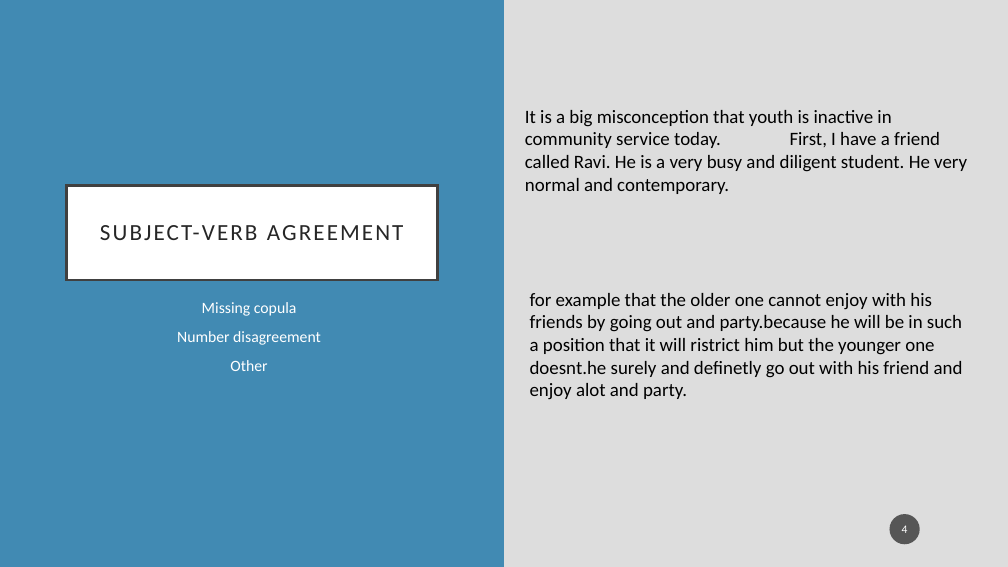
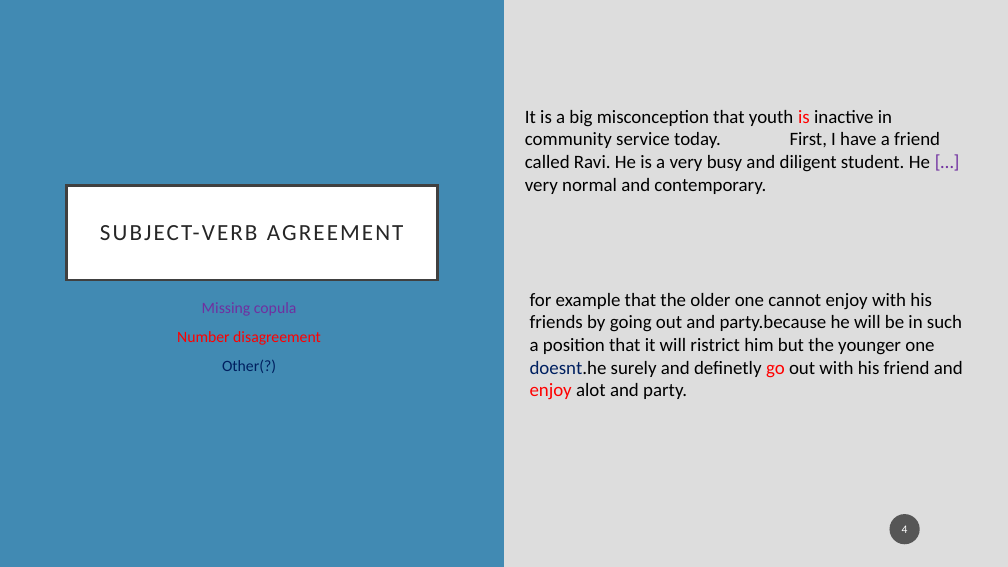
Before and after one commit to brandeis-cosi140b-s16/JRY, a slide deck: slide 4 of presentations/DraftAnnotationSchema.pptx. Drawn at 1008x567 pixels with LibreOffice and Linux fonts; fonts in the diff are those of the drawing. Boxes give left, top, right and bottom in pixels: in the first picture for what was removed or moved away, otherwise in the second. Text is boxed around its words. In the diff, an @@ line names an element or a change of style, - is before the commit and + after.

```diff
--- a/presentations/DraftAnnotationSchema.pptx
+++ b/presentations/DraftAnnotationSchema.pptx
@@ text at [525, 110, 940, 194]: text changed @@
-It is a big misconception that youth is inactive in community service today. First, I have a friend called Ravi. He is a very busy and diligent student. He very normal and contemporary.
+It is a big misconception that youth is inactive in community service today. First, I have a friend called Ravi. He is a very busy and diligent student. He […] very normal and contemporary.
@@ text "for example that the older ..." at [530, 293, 963, 400]: text colour #000000 to #002060 in "doesnt.he"; text colour #000000 to #FF0000 in "go enjoy" @@
@@ text at [177, 302, 321, 345]: text colour #FFFFFF to #7030A0 in "Missing copula"; text colour #FFFFFF to #FF0000 in "Number disagreement" @@
@@ text at [222, 360, 276, 373]: text changed; text colour #FFFFFF to #002060 @@
-Other
+Other(?)
```
Also in this commit, not shown: 4 other slides changed, 1 other file.
